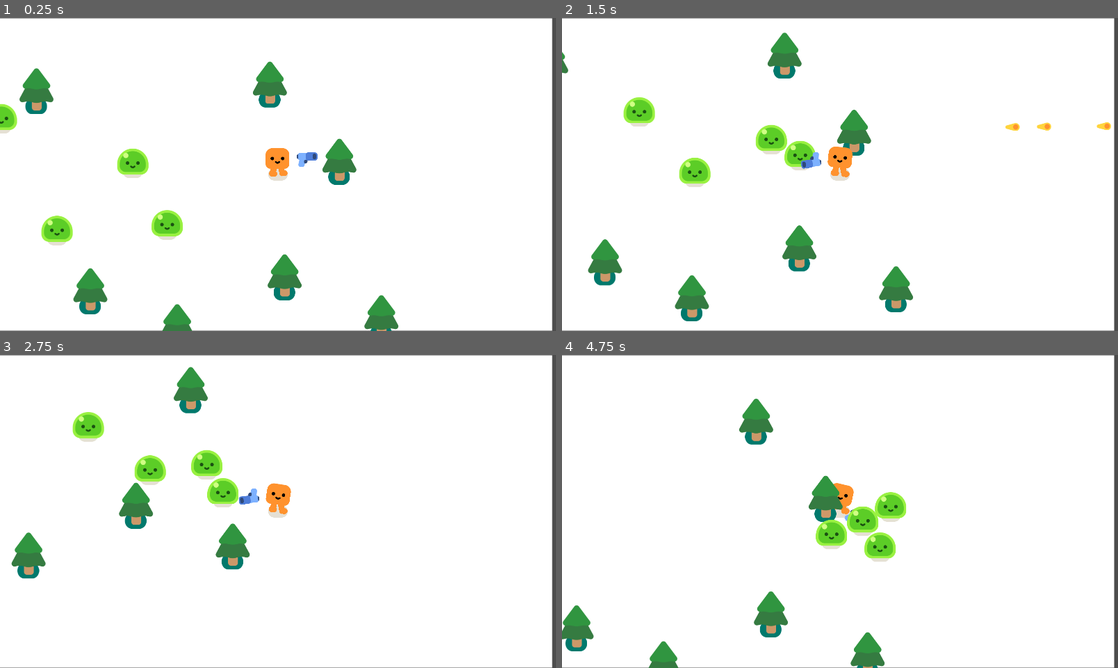
Above: before the commit, frames 1-4 (two rows, left to right).
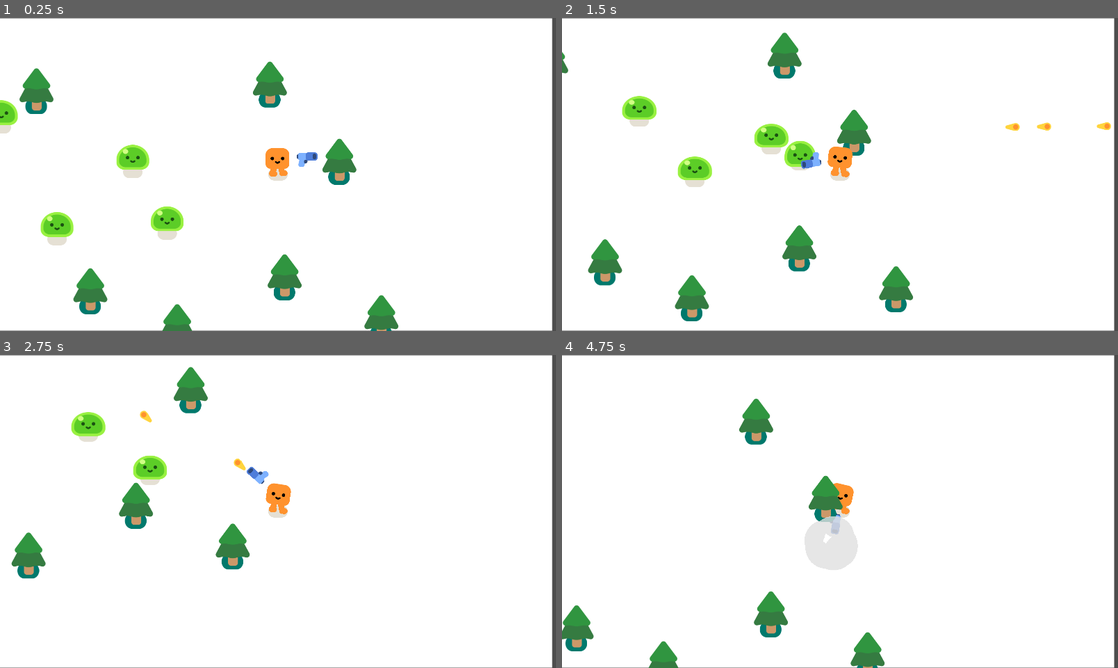
Above: after the commit, the same moments.

Repository: daogiabaohp420/VampireSurvivor-Classic
Game: Godot game, scene res://vampire_game.tscn
Same seed, same stepped clock (60 frames per second), same inputs: the game is played once before the commit and once after it.
Inputs:
- Up to frame 1 (0.25 s): no input
- Up to frame 2 (1.5 s): hold D (move_right) 0.53-1.28 s; hold S (move_down) from 1.28 s (still down)
- Up to frame 3 (2.75 s): release S (move_down) at 2.03 s; hold D (move_right) from 2.03 s (still down)
- Up to frame 4 (4.75 s): release D (move_right) at 2.78 s; hold W (move_up) 2.78-3.53 s; hold A (move_left) from 3.53 s (still down)

The runs differ from the first frame. In frame 1, 1.1% of the frame differs, in the area x 0-33%, y 26-72%; in frame 2, 0.8%; in frame 3, 1.5%; in frame 4, 2.5%, in the area x 43-62%, y 43-69%.

Commit message:
Add Health of monster and animation when monster hurted and died
Create health for monster and add animation and smoke effect when monster hurted and died

Diff:
--- a/monster.gd
+++ b/monster.gd
@@ -1,11 +1,24 @@
 extends CharacterBody2D
 
+var health = 2
 
 @onready var player = get_node("/root/Game/Player")
 
-
+func _ready():
+	%Slime.play_walk()
 
 func _physics_process(delta):
 	var direction =global_position.direction_to(player.global_position)
 	velocity = direction * 350
 	move_and_slide()
+
+func take_damage():
+	health -= 1
+	%Slime.play_hurt()
+	if health == 0:
+		queue_free()
+		const SMOKE_SCENE = preload("res://smoke_explosion/smoke_explosion.tscn")
+		var smoke = SMOKE_SCENE.instantiate()
+		#Add as a sibling of the monster
+		get_parent().add_child(smoke)
+		smoke.global_position = global_position
--- a/monster.tscn
+++ b/monster.tscn
@@ -12,6 +12,7 @@
 script = ExtResource("1_yogri")
 
 [node name="Slime" parent="." instance=ExtResource("1_vemqe")]
+unique_name_in_owner = true
 
 [node name="CollisionShape2D" type="CollisionShape2D" parent="."]
 position = Vector2(-1, -31)
